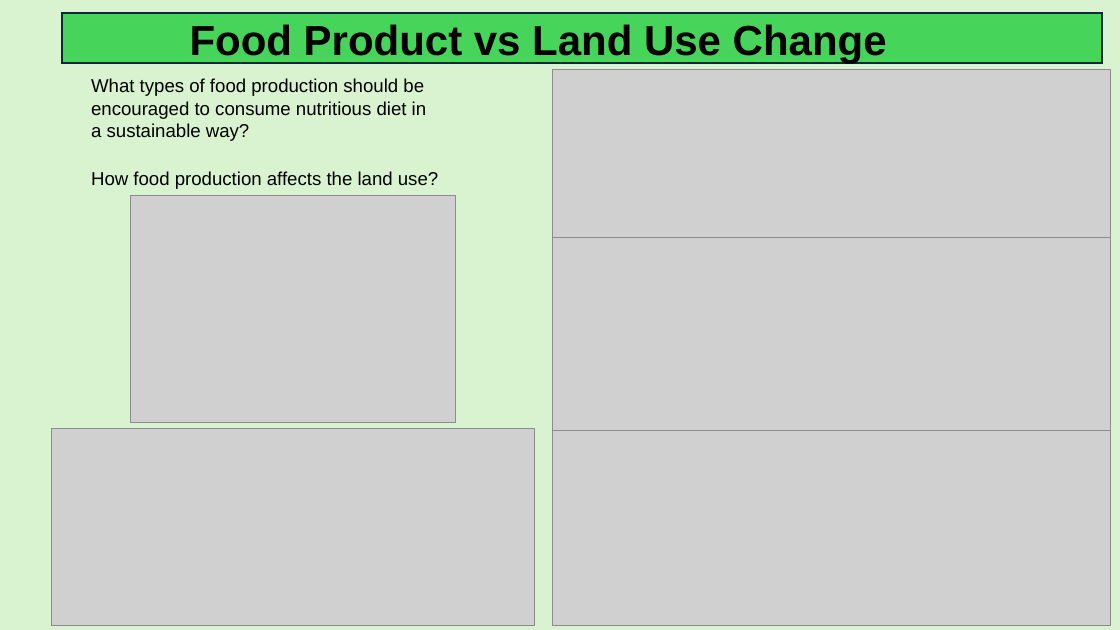
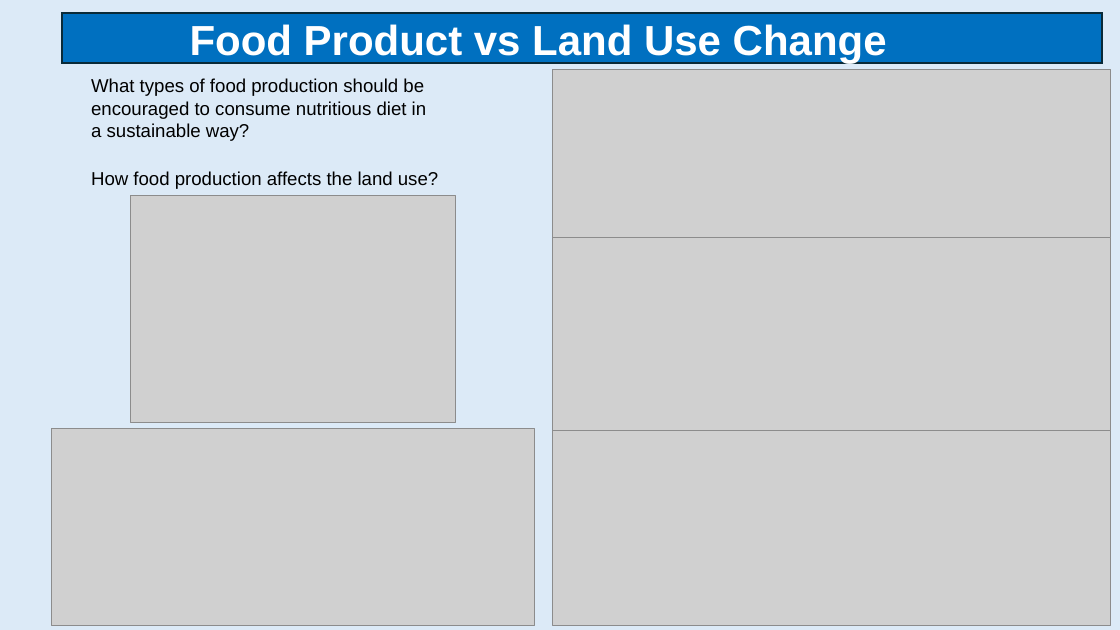
Before and after one commit to KaterinaLama/Project_2, a slide deck: slide 4 of presentation/Project_2.pptx. Drawn at 1120x630 pixels with LibreOffice and Linux fonts; fonts in the diff are those of the drawing; grey boxes stand for pictures. Boxes give left, top, right and bottom in pixels: in the first picture for what was removed or moved away, otherwise in the second. Text is boxed around its words. In the diff, an @@ line names an element or a change of style, - is before the commit and + after.

```diff
--- a/presentation/Project_2.pptx
+++ b/presentation/Project_2.pptx
@@ background #D9F2D0 to #DCEAF7 @@
@@ rectangle at (62, 13, 1102, 63): fill #47D45A to #0070C0 @@
@@ text "Food Product vs Land Use ..." at (190, 24, 887, 64): text colour #000000 to #FFFFFF @@
```
Also in this commit, not shown: 9 other slides changed, 1 slide removed, 1 other file.
